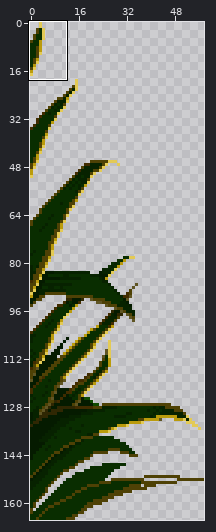
Pixel-art file, stored at sprites/aseprite/aloe.aseprite. Above, an overview of the earlier version with the close-up marked.
Close-up. First the earlier version:
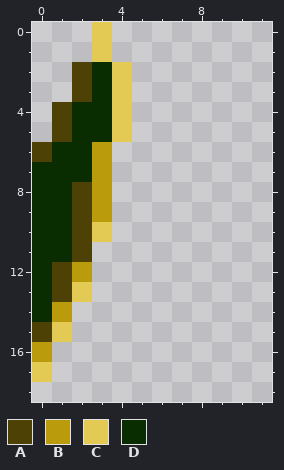
58x166 pixels, 1 frame. Colours within 5 levels of each other are drawn and written as one. Shown: x 0..11, y 0..18. The commit also changed other parts of the picture, which this record leaves out.
Palette (. is transparent): A #4e4105  B #ba9b0c  C #e3ca55  D #092d00
The result:
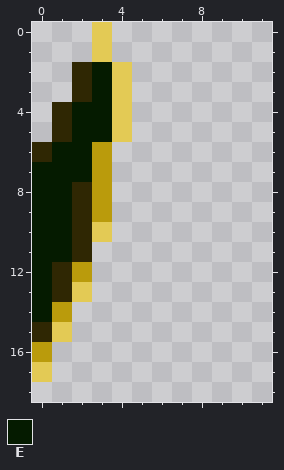
Colours new in this view: E #051b00
Difference:
layer "aloe Copy" opacity 58% -> 75%
colour A: #4e4105 -> #2f2703
Changed rows in their new state; - is a pixel that keeps its letter.
first column x 0:
 2 ---E
 3 ---E
 4 --EE
 5 --EE
 6 -EE-
 7 EEE-
 8 EE--
 9 EE--
10 EE--
11 EE--
12 E---
13 E---
14 E---
Changed places in both close-ups, as pixel boxes (x1, y1, x2, y2):
changed: (32, 62, 112, 342)
